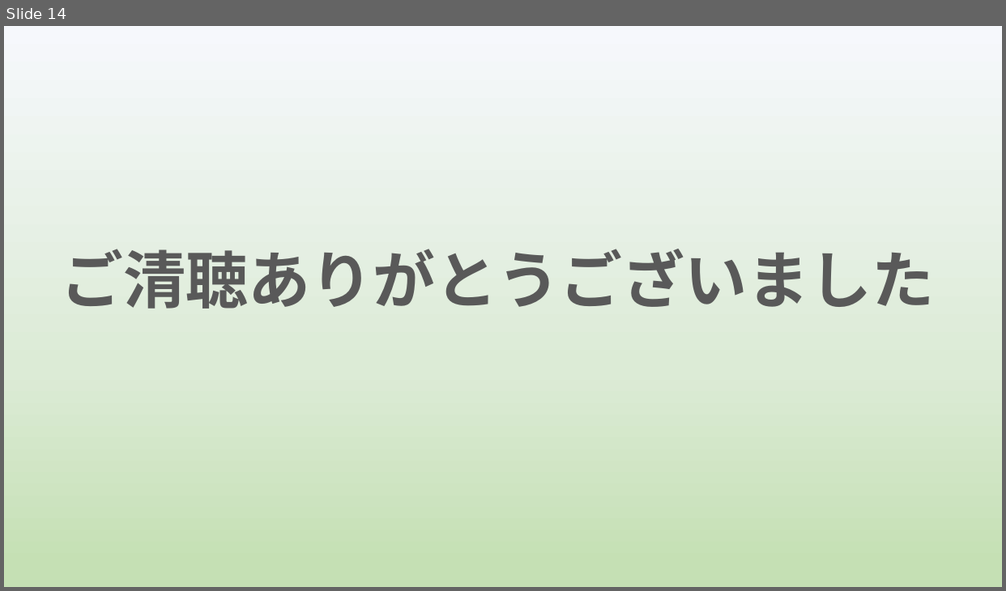
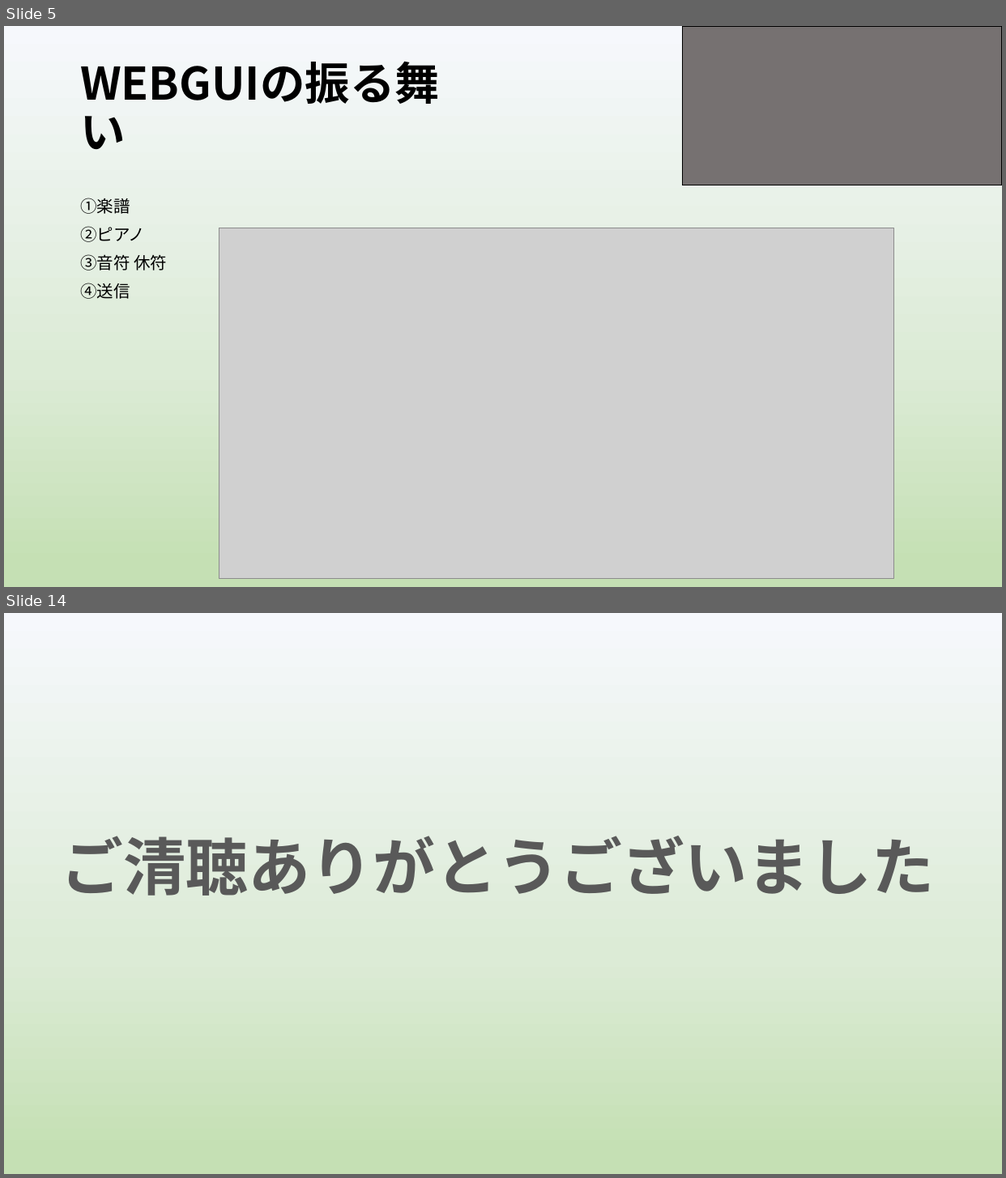
Before and after one commit to yoshitake266/bitComposer_prj, a slide deck: presentation/graduation/bit Composer3 .pptx. Shown one above the other, each under a label of ours: slide 14 before the commit, slides 5 and 14 after it; the slides between them are not shown. The pictures are 1006x591 and 1006x1178 pixels, drawn with LibreOffice and Linux fonts; fonts in the diff are those of the drawing; grey boxes stand for pictures. Boxes give left, top, right and bottom in pixels: in the first picture for what was removed or moved away, otherwise in the second. Text is boxed around its words. In the diff, an @@ line names an element or a change of style, - is before the commit and + after.

```diff
--- a/presentation/graduation/bit Composer3 .pptx
+++ b/presentation/graduation/bit Composer3 .pptx
@@ slide 5 added at (x1=4, y1=26, x2=1002, y2=587), background gradient #F6F8FC to #DCEBD6 to #C5E0B4 @@
@@ rectangle added at (x1=682, y1=26, x2=1002, y2=186), fill #767171, outline #000000 1 pt @@
@@ title added at (x1=73, y1=107, x2=488, y2=162), 43.2 pt, text #000000, bold @@
+WEBGUIの振る舞い
@@ text added at (x1=80, y1=198, x2=167, y2=299), 16 pt, text #000000 @@
+①楽譜
+②ピアノ
+③音符 休符
+④送信
@@ picture added at (x1=219, y1=228, x2=895, y2=579) @@
```
Also in this commit, not shown: 11 slides changed, 1 other slide added, 1 slide removed.
